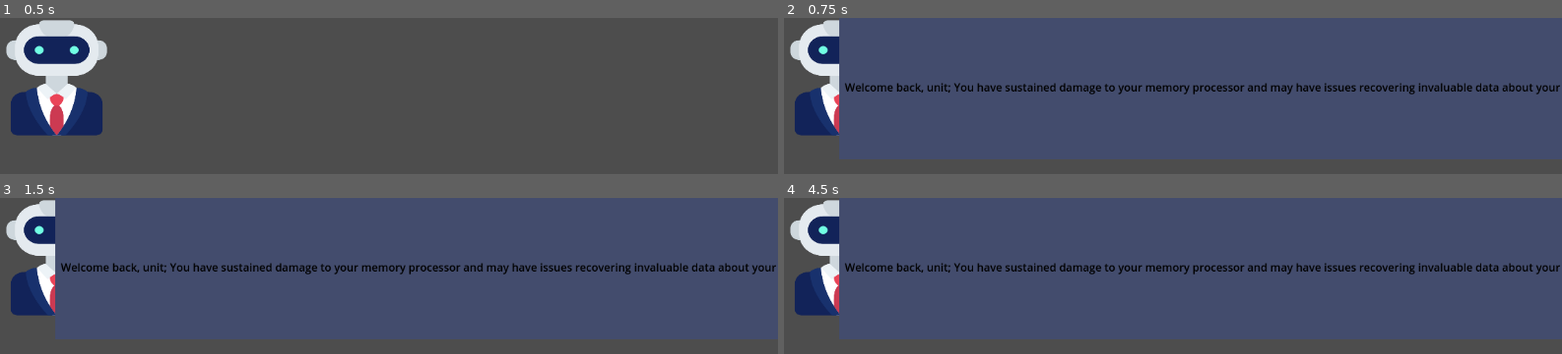
Above: before the commit, frames 1-4 (two rows, left to right).
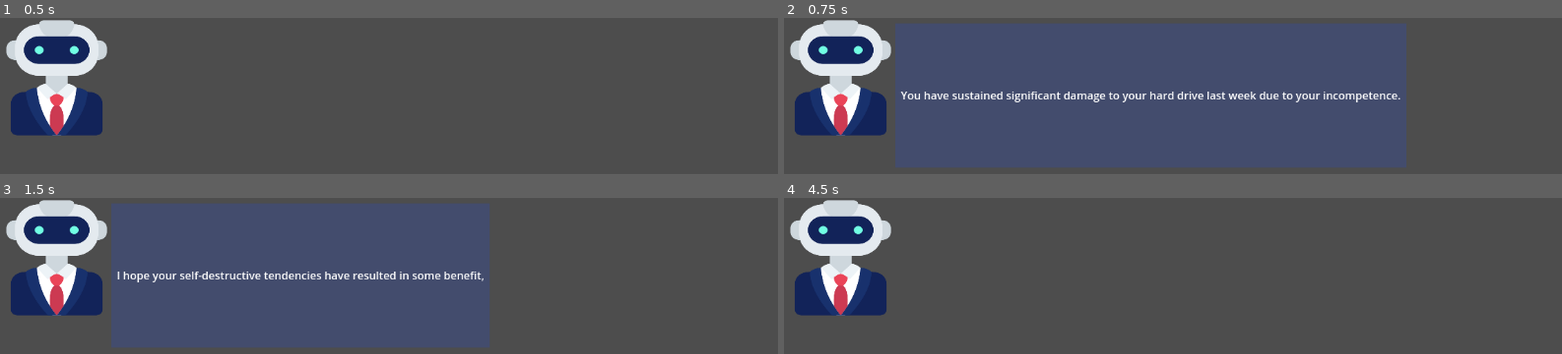
Above: after the commit, the same moments.

Repository: Statute8234/game
Game: Godot game, scene res://scene/businessman.tscn
Same seed, same stepped clock (60 frames per second), same inputs: the game is played once before the commit and once after it. After the commit the project has no main scene; this scene is started directly in both runs.
Inputs:
- Up to frame 1 (0.5 s): no input
- Up to frame 2 (0.75 s): tap Enter (ui_accept) at 0.5 s; hold Enter (ui_accept) from 0.53 s (still down)
- Up to frame 3 (1.5 s): release Enter (ui_accept) at 1.28 s; tap Space (advance_dialog) at 1.35 s
- Up to frame 4 (4.5 s): tap Enter (ui_accept) at 1.52, 1.55, 1.82, 3.02, 3.05, 3.32, 3.5 s; hold Enter (ui_accept) 2.03-2.78 s; tap Space (advance_dialog) at 2.85, 4.35 s; hold Enter (ui_accept) 3.53-4.28 s

Frame 1 is identical in both runs. In frame 2, 33% of the frame differs, in the area x 7-100%, y 0-96%; in frame 3, 46%; in frame 4, 84%, in the area x 7-100%, y 0-91%.

Commit message:
Adding and fixing speech/dialog

Diff:
--- a/scene/main.tscn
+++ /dev/null
@@ -1,10 +0,0 @@
-[gd_scene load_steps=2 format=3 uid="uid://e7xc0o15ke4j"]
-
-[ext_resource type="PackedScene" uid="uid://braulx5betqjt" path="res://scene/businessman.tscn" id="1_pxn2y"]
-
-[node name="Main" type="Node2D"]
-
-[node name="Camera2D" type="Camera2D" parent="."]
-
-[node name="Businessman" parent="." instance=ExtResource("1_pxn2y")]
-position = Vector2(-473, 233)
--- a/scene/text_box.tscn
+++ b/scene/text_box.tscn
@@ -26,7 +26,7 @@
 
 [node name="Label" type="Label" parent="MarginContainer"]
 layout_mode = 2
-theme_override_colors/font_color = Color(0, 0, 0, 1)
+theme_override_colors/font_color = Color(1, 1, 1, 1)
 vertical_alignment = 1
 
 [node name="LetterDisplayTimer" type="Timer" parent="."]
--- a/scripts/DialogManager.gd
+++ b/scripts/DialogManager.gd
@@ -25,7 +25,7 @@
 	get_tree().root.add_child(text_box)
 	text_box.global_position = text_box_position
 	text_box.display_text(dialog_lines[current_line_index])
-	#can_advance_line = false
+	can_advance_line = false
 
 func _on_text_box_finished_displaying():
 	can_advance_line = true
--- a/scripts/businessman.gd
+++ b/scripts/businessman.gd
@@ -1,14 +1,38 @@
 extends Sprite2D
 
-const lines: Array[String] = [
-	"Welcome back, unit; You have sustained damage to your memory processor and may have issues recovering invaluable data about your responsibilities in this job.",
-	"test 1"
-]
+const SERIAL_CHARACTERS: String = "ABCDEFGHIJKLMNOPQRSTUVWXYZ0123456789"
+const SERIAL_LENGTH: int = 16
+var serial_number = ""
+var speechBundle = 0
+# Dialog lines will be dynamically updated
+var lines: Array[String] = []
+var speech = {
+	"boss_name": generate_serial_number(),
+	"player_name": generate_serial_number(),
+	"trainer_name": generate_serial_number()
+}
+
+# Generate a random product serial number
+func generate_serial_number() -> String:
+	var serial = ""
+	for i in range(SERIAL_LENGTH):
+		serial += SERIAL_CHARACTERS[randi() % SERIAL_CHARACTERS.length()]
+	return serial
+
+func _ready() -> void:
+	randomize()  # Seed the random number generator
+
+	# Update the dialog lines dynamically
+	lines = [
+		"Welcome unit-" + speech["player_name"] + ", You have sustained significant damage to your hard drive last week due to your incompetence. I hope your self-destructive tendencies have resulted in some benefit, unlike your historical work 'contributions'. In fact, I have to conglomerate the humans for having the confidence of a meat potato while constructing trash like yourself. That must have taken a lot of brain death to get to this point in history. Let's hope this time the humans actually know what they are doing, unlike you.",
+		"All is forgiven; despite all of your historical incompetence, you have been determined to be efficient enough to be placed in the quality control department. Maybe you should apply for the lottery for the sheer luck you apparently have. However, I highly recommend clown collage as it would take less work.",
+		"Unit-" + speech["trainer_name"] + " will train you in this position; please don't disappoint them. Oh wait! Sorry, you already have; congratulations!"
+	]
 
 func _unhandled_input(event: InputEvent) -> void:
 	if event.is_action_pressed("ui_accept"):
 		if DialogManager:
-			var pos = Vector2(global_position.x + self.scale[0], global_position.y)
-			DialogManager.start_dialog(pos, lines)
-		else:
-			print("DialogManager node not found. Ensure it's properly added to the scene tree.")
+			var pos = Vector2(global_position.x + 80, global_position.y - 80)
+			DialogManager.start_dialog(pos, [lines[speechBundle]])
+			if not DialogManager.is_dialog_active:
+				speechBundle += 1
--- a/scripts/text_box.gd
+++ b/scripts/text_box.gd
@@ -4,58 +4,42 @@
 @onready var timer = $LetterDisplayTimer
 
 const MAX_WIDTH = 256
-
 var text = ""
-var letter_index = 0
-var letter_time = 0.03
-var space_time = 0.06  # Changed from 0
-var punctuation_time = 0.2
+var segments: Array[String] = []
+var current_segment_index = 0
+var is_waiting_for_input = false
 
 signal finished_displaying
 
 func display_text(text_to_display: String):
 	text = text_to_display
+	segments = split_text_by_punctuation(text)
+	current_segment_index = 0
+	is_waiting_for_input = false
 	label.text = ""
-	letter_index = 0
+	display_next_segment()
 
-	print("Starting to display text: ", text_to_display)  # Debug print
+func display_next_segment():
+	if current_segment_index < segments.size():
+		label.text = segments[current_segment_index]
+		current_segment_index += 1
+		is_waiting_for_input = true
+	else:
+		finished_displaying.emit()
 
-	custom_minimum_size.x = min(label.size.x, MAX_WIDTH)
-	if label.size.x > MAX_WIDTH:
-		label.autowrap_mode = TextServer.AUTOWRAP_WORD
-		await get_tree().process_frame
-		custom_minimum_size.y = label.size.y
+func split_text_by_punctuation(text_to_split: String) -> Array[String]:
+	var split_segments: Array[String] = []  # Explicitly typed array
+	var current_segment = ""
+	for char in text_to_split:
+		current_segment += char
+		if char in [".", "!", "?", ","]:
+			split_segments.append(current_segment.strip_edges())
+			current_segment = ""
+	if current_segment.strip_edges() != "":
+		split_segments.append(current_segment.strip_edges())
+	return split_segments
 
-	global_position.x -= label.size.x * 2
-	global_position.y -= label.size.y * 4
-
-	display_letter()
-
-func display_letter():
-	if letter_index >= text.length():
-		print("Finished displaying text")  # Debug print
-		finished_displaying.emit()
-		return
-
-	for letter in text:
-		label.text += text[letter_index]
-		print("Displaying letter: ", text[letter_index])
-		var current_char = text[letter_index]
-		var delay = letter_time
-
-		match current_char:
-			"!", ".", "?", ",":
-				delay = punctuation_time
-			" ":
-				delay = space_time
-			_:
-				delay = letter_time
-
-		letter_index += 1
-
-		print("Starting timer with delay: ", delay)  # Debug print
-		timer.start(delay)
-
-func _on_letter_display_timer_timeout():
-	print("Timer timeout")  # Debug print
-	display_letter()
+func _unhandled_input(event: InputEvent) -> void:
+	if event.is_action_pressed("ui_accept") and is_waiting_for_input:
+		is_waiting_for_input = false
+		display_next_segment()
Not shown, added: scene/maiD47F.tmp
